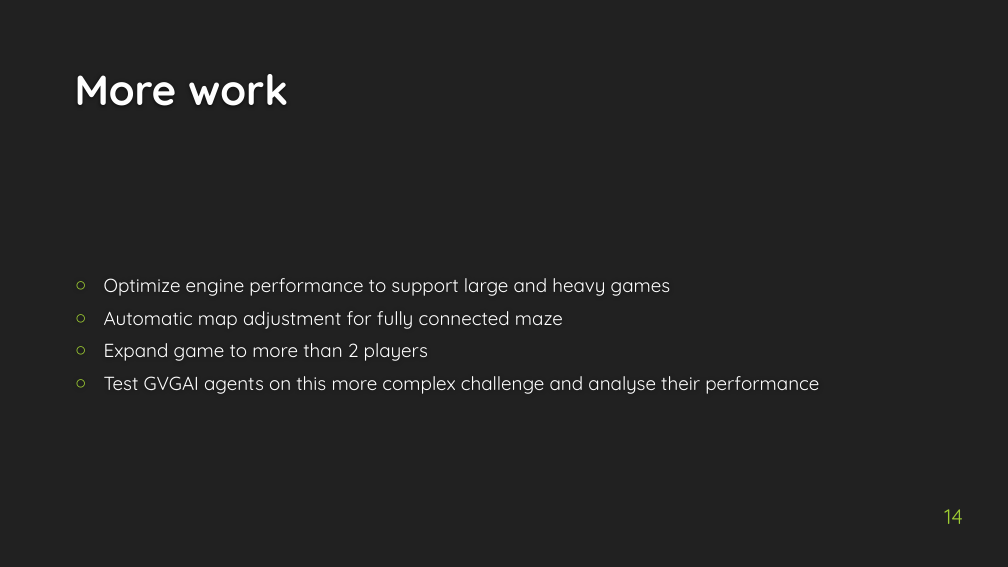
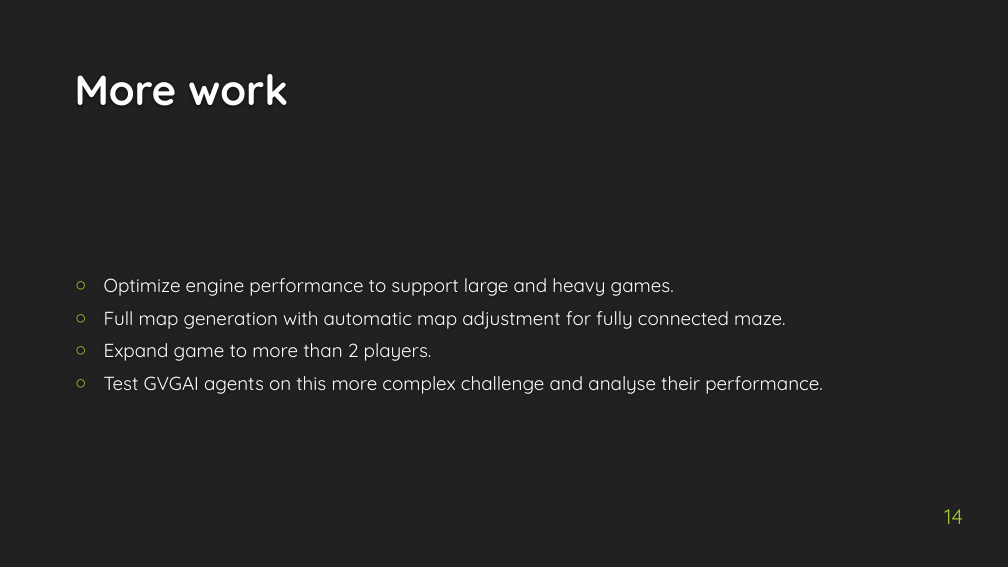
Before and after one commit to rdgain/Hunger-Games-VGDL, a slide deck: slide 14 of docs/final presentation.pptx. Drawn at 1008x567 pixels with LibreOffice and Linux fonts; fonts in the diff are those of the drawing; background and template pictures are left out. Boxes give left, top, right and bottom in pixels: in the first picture for what was removed or moved away, otherwise in the second. Text is boxed around its words. In the diff, an @@ line names an element or a change of style, - is before the commit and + after.

```diff
--- a/docs/final presentation.pptx
+++ b/docs/final presentation.pptx
@@ text at box(104, 278, 823, 394): text changed @@
-○ Optimize engine performance to support large and heavy games
-○ Automatic map adjustment for fully connected maze
-○ Expand game to more than 2 players
-○ Test GVGAI agents on this more complex challenge and analyse their performance
+○ Optimize engine performance to support large and heavy games.
+○ Full map generation with automatic map adjustment for fully connected maze.
+○ Expand game to more than 2 players.
+○ Test GVGAI agents on this more complex challenge and analyse their performance.
```
Also in this commit, not shown: 2 other slides changed.
